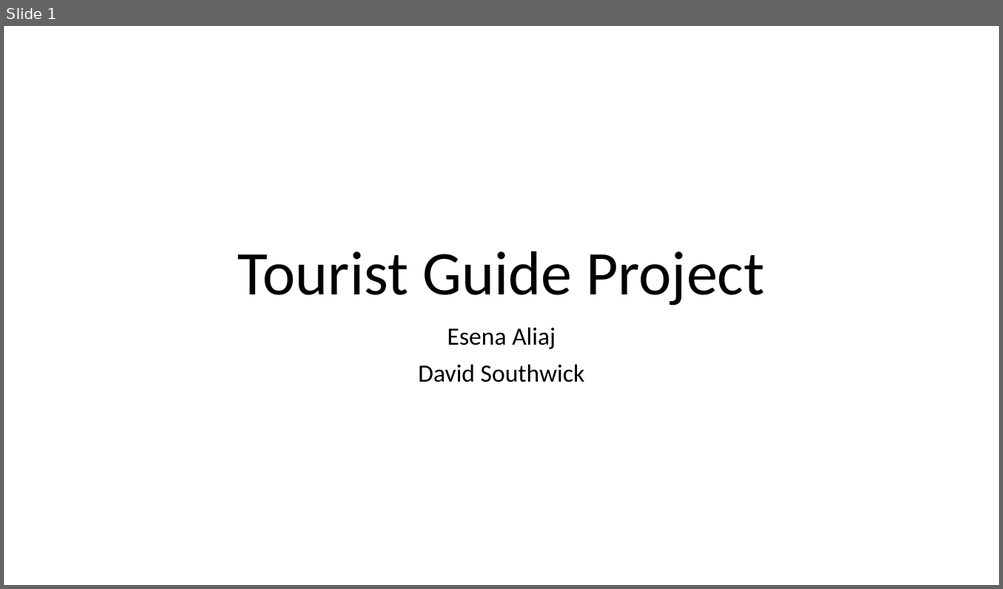
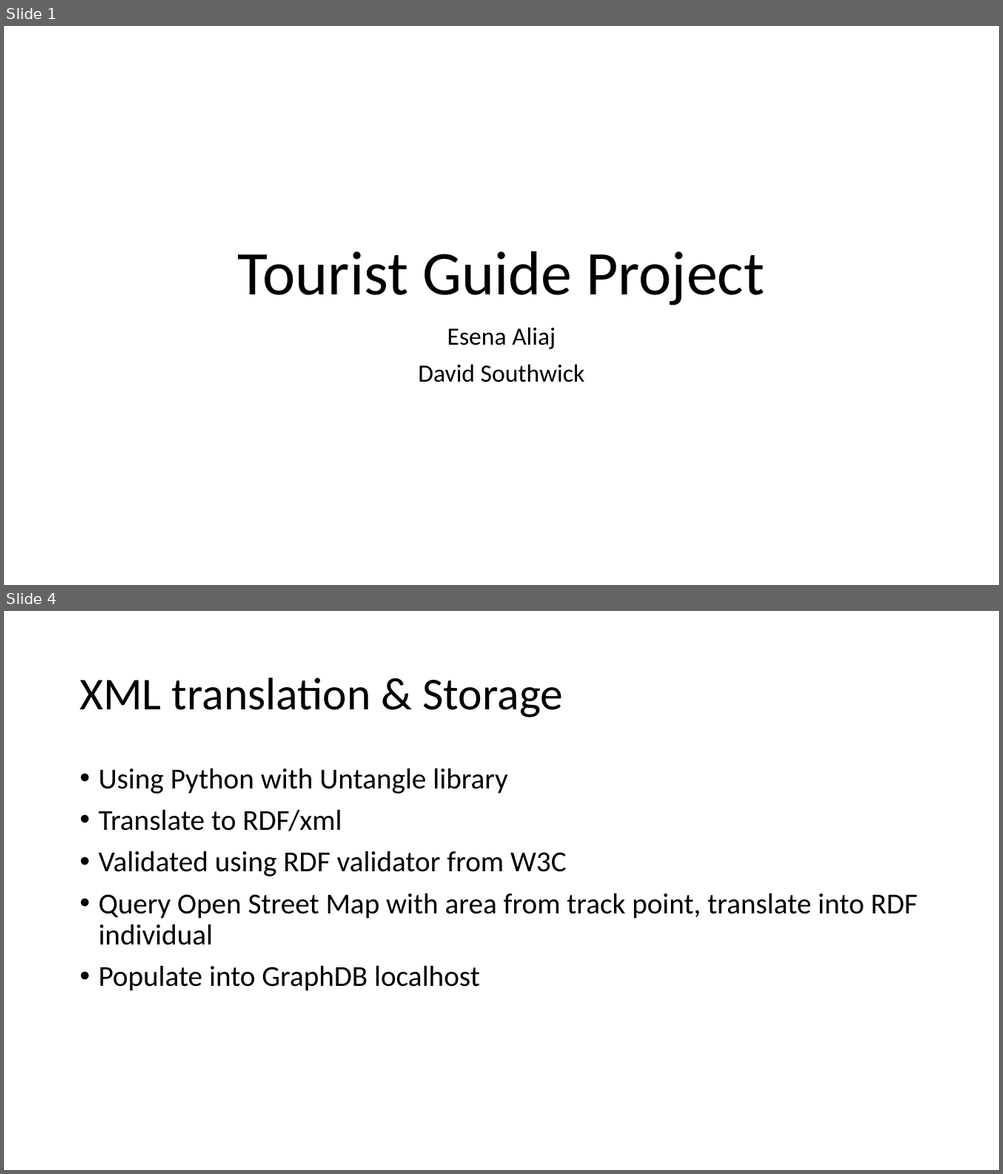
Before and after one commit to dcsouthwick/WebSemantique, a slide deck: Presentation.pptx. Shown one above the other, each under a label of ours: slide 1 before the commit, slides 1 and 4 after it; the slides between them are not shown. The pictures are 1003x589 and 1003x1174 pixels, drawn with LibreOffice and Linux fonts; fonts in the diff are those of the drawing; background and template pictures are left out. Boxes give left, top, right and bottom in pixels: in the first picture for what was removed or moved away, otherwise in the second. Text is boxed around its words. In the diff, an @@ line names an element or a change of style, - is before the commit and + after.

```diff
--- a/Presentation.pptx
+++ b/Presentation.pptx
@@ slide 4 added at (4,611,999,1170), background picture (left out) @@
@@ text added at (79,678,563,718), 44 pt, text #000000 @@
+XML translation & Storage
@@ text added at (99,768,917,991), 28 pt, text #000000 @@
+• Using Python with Untangle library
+• Translate to RDF/xml
+• Validated using RDF validator from W3C
+• Query Open Street Map with area from track point, translate into RDF individual
+• Populate into GraphDB localhost
```
Also in this commit, not shown: 1 slide changed, 2 other slides added.
